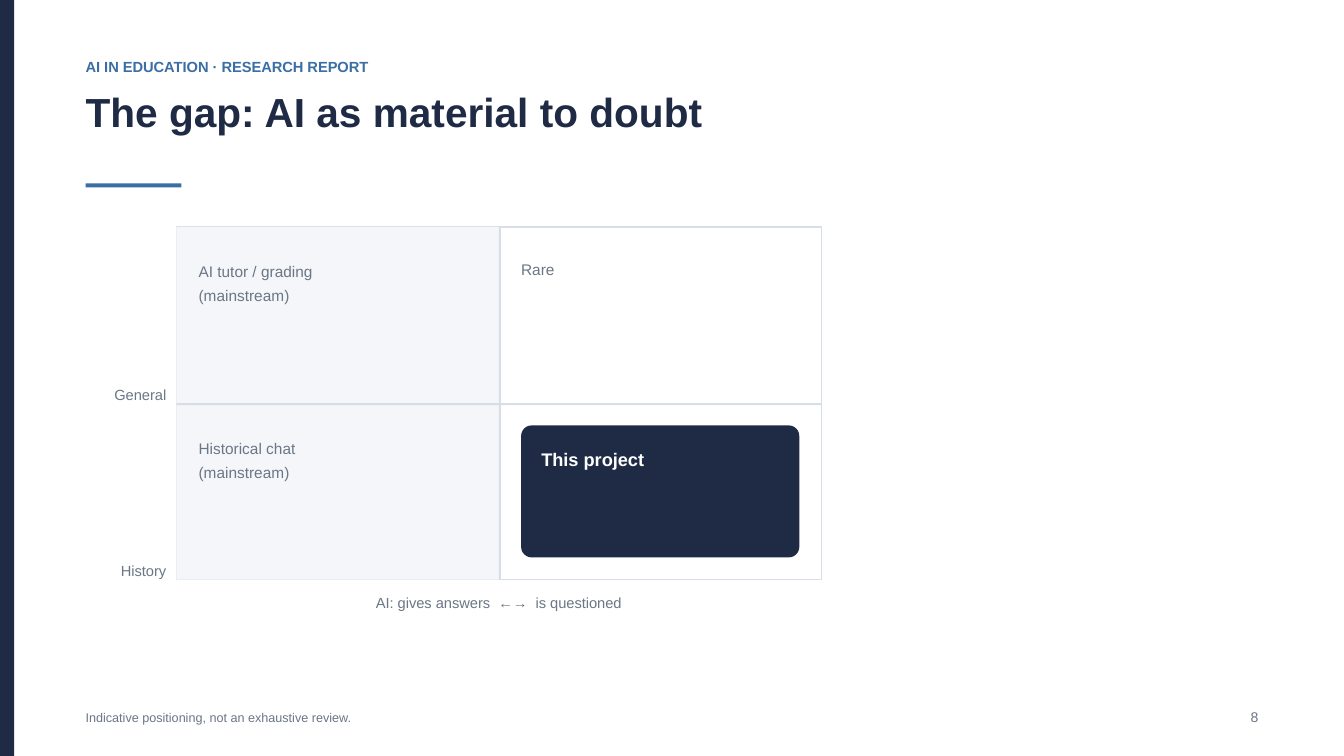
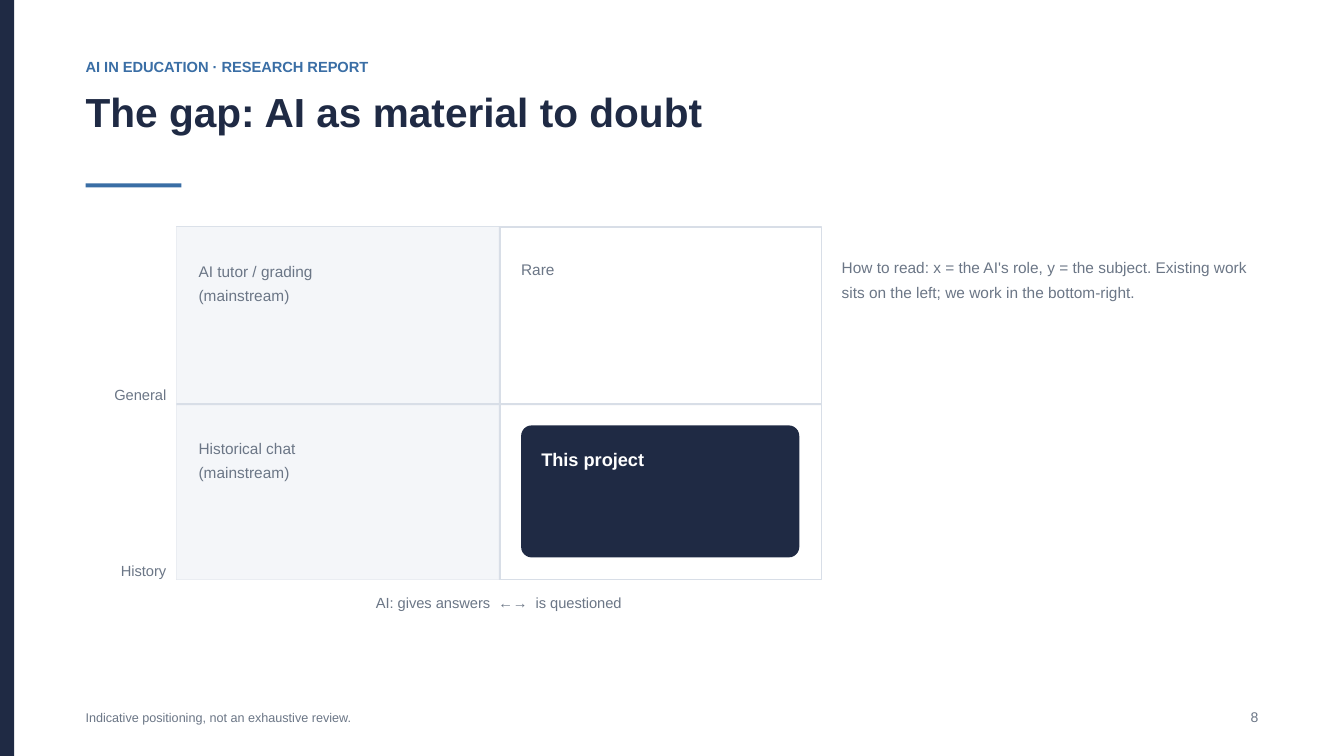
Before and after one commit to takakun09/ai-history-simulator, a slide deck: slide 8 of outputs/History_AI_Research_Report_EN.pptx. Drawn at 1344x756 pixels with LibreOffice and Linux fonts; fonts in the diff are those of the drawing. Boxes give left, top, right and bottom in pixels: in the first picture for what was removed or moved away, otherwise in the second. Text is boxed around its words. In the diff, an @@ line names an element or a change of style, - is before the commit and + after.

```diff
--- a/outputs/History_AI_Research_Report_EN.pptx
+++ b/outputs/History_AI_Research_Report_EN.pptx
@@ text added at [842,262,1247,301], 11 pt, text #6B7686 @@
+How to read: x = the AI's role, y = the subject. Existing work sits on the left; we work in the bottom-right.
```
Also in this commit, not shown: 4 other slides changed, 1 slide added, 2 other files.
